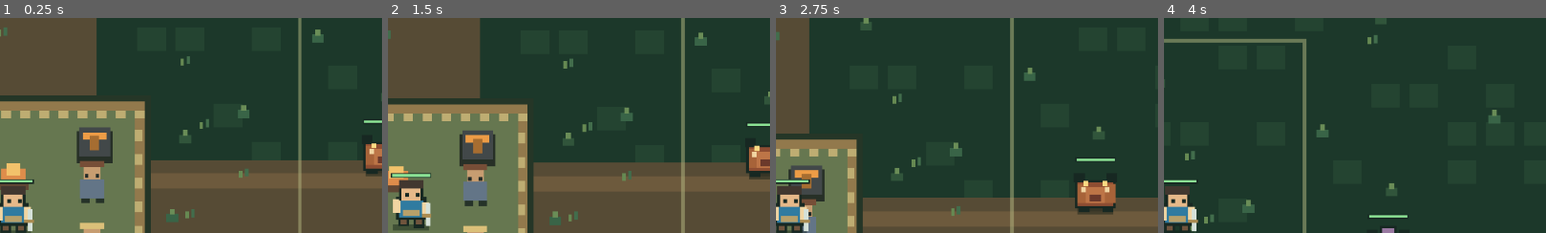
Above: before the commit, frames 1-4 (left to right).
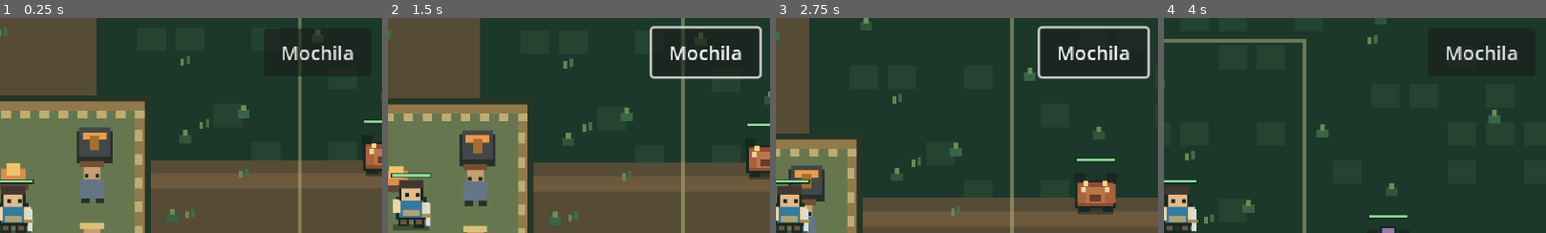
Above: after the commit, the same moments.

Repository: thiagohugo12-dotcom/arveon
Game: Godot game, scene res://scenes/main.tscn
Same seed, same stepped clock (60 frames per second), same inputs: the game is played once before the commit and once after it.
Inputs (mouse positions are % of the whole screen's width and height, from its top left):
- Up to frame 1 (0.25 s): no input
- Up to frame 2 (1.5 s): click (90, 12) at 0.5 s, where only the run after the commit has a clickable "Mochila"; tap Enter at 1.25 s; drag from (12, 79) to (60, 28) at 1.27 s
- Up to frame 3 (2.75 s): drag from (74, 71) to (45, 70) at 2.02 s
- Up to frame 4 (4 s): tap Space at 2.75 s; move the mouse to (84, 71) at 2.77 s; hold D (move_right) 2.78-3.5 s; hold E (interact) 2.78-3.5 s; tap Shift (dash) at 2.85 s; click (84, 71) at 2.92 s; click "Fechar" at 3.5 s
The pictures show only the part of the screen within x 48-98%, y 4-54%; the shares and areas given below are measured in that part.

The runs differ from the first frame. In frame 1, 1.8% of the frame differs, in the area x 69-94%, y 4-28%; in frame 2, 2.8%; in frame 3, 3.4%, in the area x 68-98%, y 3-29%; in frame 4, 1.1%.

Commit message:
feat: add compact mobile inventory panel for carried materials

Diff:
--- a/ui/hud.gd
+++ b/ui/hud.gd
@@ -7,6 +7,7 @@
 signal interact_pressed
 signal station_action(action: String, item: String)
 signal panel_closed
+signal inventory_toggled
 var joystick: VirtualJoystick
 var dash_button: TouchActionButton
 var actions: Array[TouchActionButton] = []
@@ -16,6 +17,10 @@
 var progress_label: Label
 var mission_label: Label
 var loot_label: Label
+var inventory_button: Button
+var inventory_panel: PanelContainer
+var inventory_text: Label
+var inventory_open := false
 var restart: Button
 var cooldown: float = 0.0
 var interact_button: TouchActionButton
@@ -58,6 +63,32 @@
 	loot_label.mouse_filter = Control.MOUSE_FILTER_IGNORE
 	loot_label.autowrap_mode = TextServer.AUTOWRAP_WORD_SMART
 	add_child(loot_label)
+	inventory_button = Button.new()
+	inventory_button.text = "Mochila"
+	inventory_button.custom_minimum_size = Vector2(90, 40)
+	inventory_button.pressed.connect(func(): inventory_toggled.emit())
+	add_child(inventory_button)
+	inventory_panel = PanelContainer.new()
+	inventory_panel.visible = false
+	inventory_panel.mouse_filter = Control.MOUSE_FILTER_STOP
+	inventory_panel.add_theme_stylebox_override("panel", _panel_style())
+	add_child(inventory_panel)
+	var inventory_column := VBoxContainer.new()
+	inventory_panel.add_child(inventory_column)
+	var inventory_heading := Label.new()
+	inventory_heading.text = "Mochila · materiais"
+	inventory_column.add_child(inventory_heading)
+	var inventory_scroll := ScrollContainer.new()
+	inventory_scroll.size_flags_vertical = Control.SIZE_EXPAND_FILL
+	inventory_column.add_child(inventory_scroll)
+	inventory_text = Label.new()
+	inventory_text.autowrap_mode = TextServer.AUTOWRAP_WORD_SMART
+	inventory_scroll.add_child(inventory_text)
+	var inventory_close := Button.new()
+	inventory_close.text = "Fechar"
+	inventory_close.custom_minimum_size.y = 44
+	inventory_close.pressed.connect(func(): inventory_toggled.emit())
+	inventory_column.add_child(inventory_close)
 	joystick = VirtualJoystick.new()
 	joystick.size = Vector2(128, 128)
 	joystick.direction_changed.connect(func(value: Vector2): movement_changed.emit(value))
@@ -133,6 +164,9 @@
 	mission_label.size = Vector2(size.x - margin.x - right_inset, 17)
 	loot_label.position = Vector2(margin.x, margin.y + 122)
 	loot_label.size = Vector2(size.x - margin.x - right_inset, 35)
+	inventory_button.position = Vector2(size.x - right_inset - 98, margin.y + 12)
+	inventory_panel.size = Vector2(minf(300, size.x - margin.x - right_inset - 12), minf(330, size.y - margin.y - bottom_inset - 12))
+	inventory_panel.position = (size - inventory_panel.size) * 0.5
 	joystick.position = Vector2(margin.x, size.y - bottom_inset - joystick.size.y)
 	for i in range(actions.size()):
 		actions[i].position = Vector2(size.x - right_inset - 184 + (i % 3) * 64, size.y - bottom_inset - 120 + (i / 3) * 64)
@@ -154,7 +188,30 @@
 func set_mission(value: String) -> void:
 	mission_label.text = "◆ " + value.replace("Missão comum: ", "")
 
+func show_inventory(progress: GameProgress) -> void:
+	inventory_open = true
+	inventory_panel.show()
+	inventory_button.disabled = true
+	interact_button.visible = false
+	dash_button.enabled = false
+	var lines: Array[String] = ["Ouro: %d" % progress.gold]
+	for item: String in GameProgress.ITEMS:
+		var count := int(progress.bag.get(item, 0))
+		if count > 0:
+			lines.append("%s  x%d" % [item, count])
+	if lines.size() == 1:
+		lines.append("Nenhum material na mochila.")
+	inventory_text.text = "\n".join(lines)
+	_layout()
+
+func close_inventory() -> void:
+	inventory_open = false
+	inventory_panel.hide()
+	inventory_button.disabled = false
+	dash_button.enabled = not restart.visible and not station_panel.visible and not inventory_open
+
 func show_death() -> void:
+	close_inventory()
 	close_station()
 	joystick.reset()
 	dash_button.enabled = false
@@ -170,6 +227,7 @@
 func show_station(name: String, progress: GameProgress) -> void:
 	station_name = name
 	station_page = 0
+	close_inventory()
 	station_panel.show()
 	interact_button.enabled = false
 	interact_button.visible = false
